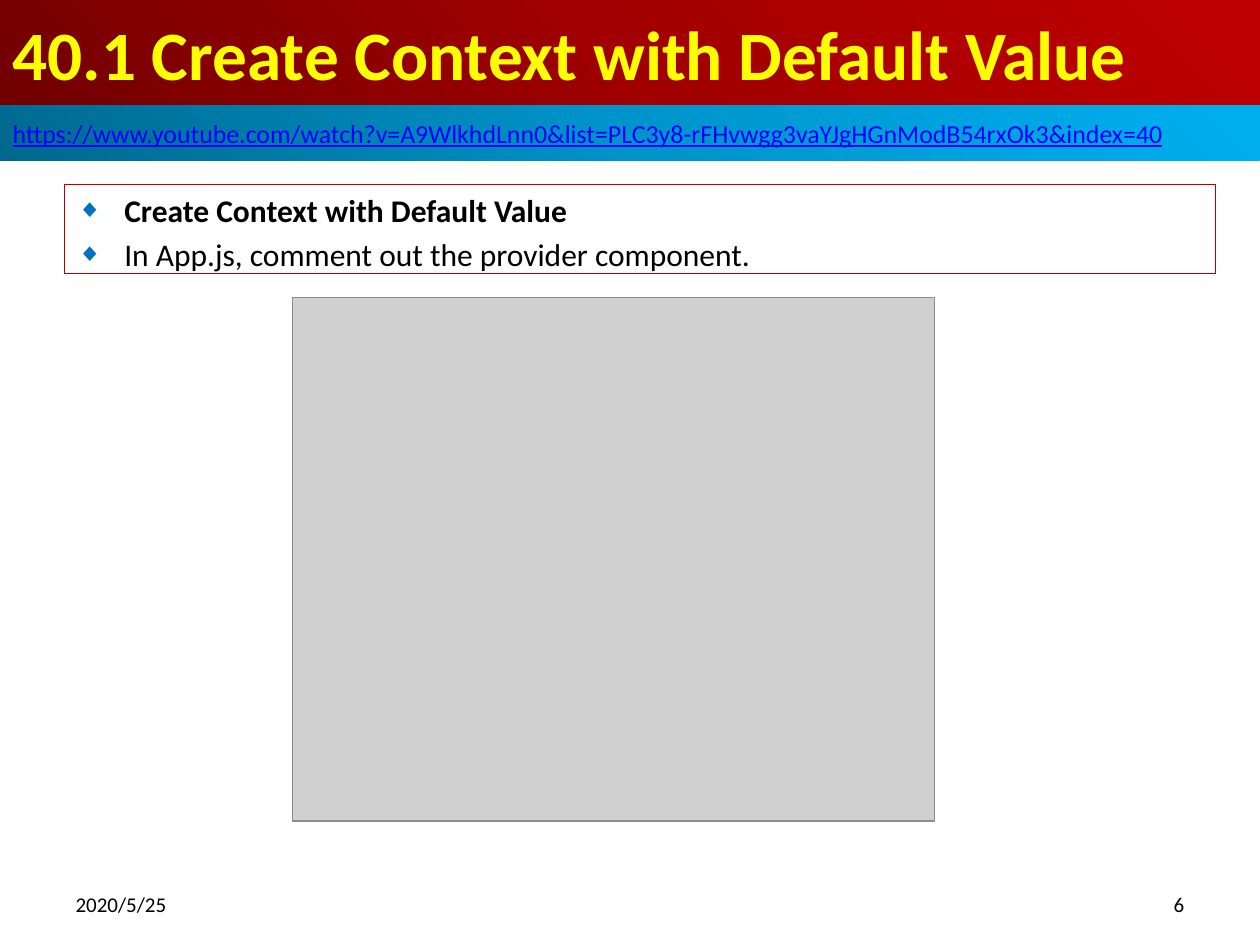
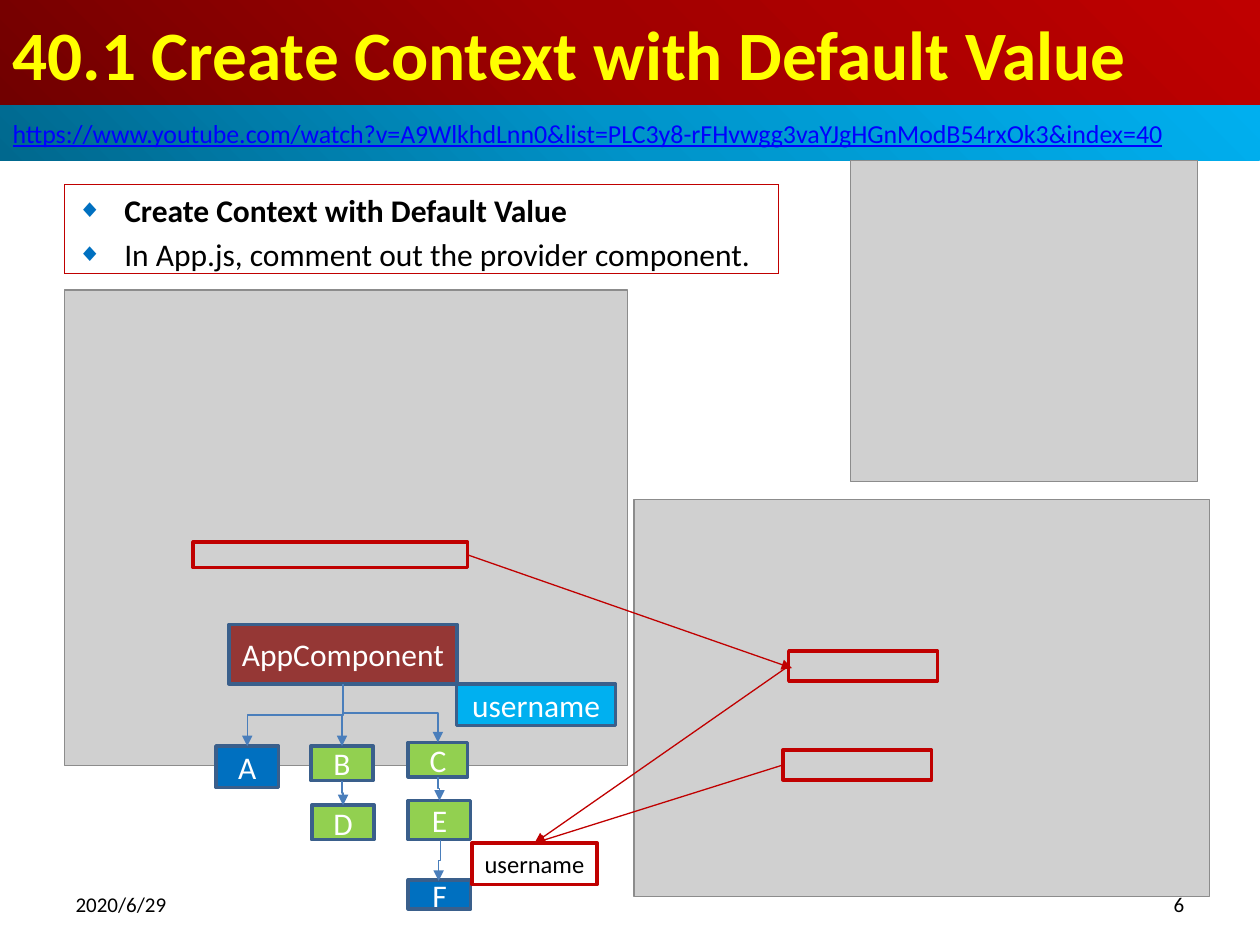
Before and after one commit to peterhchen/800-React-Hook, a slide deck: slide 6 of 40_Context3.pptx. Drawn at 1260x945 pixels with LibreOffice and Linux fonts; fonts in the diff are those of the drawing; grey boxes stand for pictures. Boxes give left, top, right and bottom in pixels: in the first picture for what was removed or moved away, otherwise in the second. Text is boxed around its words. In the diff, an @@ line names an element or a change of style, - is before the commit and + after.

```diff
--- a/40_Context3.pptx
+++ b/40_Context3.pptx
@@ picture added at (x1=850, y1=160, x2=1198, y2=481) @@
@@ subtitle "Create Context with Default Value" resized from (x1=64, y1=185, x2=1215, y2=275) to (x1=64, y1=185, x2=779, y2=275) @@
@@ picture added at (x1=64, y1=290, x2=627, y2=765) @@
@@ picture removed at (x1=292, y1=297, x2=934, y2=822) @@
@@ picture added at (x1=634, y1=499, x2=1210, y2=896) @@
@@ rectangle added at (x1=193, y1=542, x2=467, y2=567), outline #C00000 2 pt @@
@@ arrow added from (467, 554) to (793, 668), #C00000 0.75 pt @@
@@ rectangle added at (x1=229, y1=625, x2=457, y2=684), fill #953735, outline #3A5F8C 2 pt, 18 pt, text #FFFFFF @@
+AppComponent
@@ rectangle added at (x1=789, y1=651, x2=937, y2=682), outline #C00000 2 pt @@
@@ elbow arrow added from (343, 684) to (247, 746), #4B7EBC 0.75 pt @@
@@ elbow arrow added from (343, 684) to (341, 746), #4B7EBC 0.75 pt @@
@@ elbow arrow added from (343, 684) to (438, 742), #4B7EBC 0.75 pt @@
@@ rectangle added at (x1=456, y1=684, x2=615, y2=726), fill #00B0F0, outline #3A5F8C 2 pt, 18 pt, text #FFFFFF @@
+username
@@ arrow added from (789, 667) to (534, 843), #C00000 0.75 pt @@
@@ rectangle added at (x1=215, y1=746, x2=278, y2=788), fill #0070C0, outline #3A5F8C 2 pt, 18 pt, text #FFFFFF @@
+A
@@ rectangle added at (x1=311, y1=746, x2=374, y2=780), fill #92D050, outline #3A5F8C 2 pt, 18 pt, text #FFFFFF @@
+B
@@ rectangle added at (x1=408, y1=742, x2=467, y2=776), fill #92D050, outline #3A5F8C 2 pt, 18 pt, text #FFFFFF @@
+C
@@ elbow arrow added from (438, 777) to (440, 800), #4B7EBC 0.75 pt @@
@@ arrow added from (782, 765) to (534, 843), #C00000 0.75 pt @@
@@ rectangle added at (x1=782, y1=750, x2=931, y2=780), outline #C00000 2 pt @@
@@ rectangle added at (x1=311, y1=805, x2=374, y2=839), fill #92D050, outline #3A5F8C 2 pt, 18 pt, text #FFFFFF @@
+D
@@ elbow arrow added from (341, 781) to (343, 805), #4B7EBC 0.75 pt @@
@@ rectangle added at (x1=408, y1=800, x2=471, y2=839), fill #92D050, outline #3A5F8C 2 pt, 18 pt, text #FFFFFF @@
+E
@@ elbow arrow added from (440, 840) to (438, 881), #4B7EBC 0.75 pt @@
@@ rectangle added at (x1=471, y1=843, x2=597, y2=885), outline #C00000 2 pt, 14 pt, text #000000 @@
+username
@@ text at (x1=76, y1=897, x2=167, y2=913): text changed @@
-2020/5/25
+2020/6/29
@@ rectangle added at (x1=408, y1=879, x2=471, y2=908), fill #0070C0, outline #3A5F8C 2 pt, 18 pt, text #FFFFFF @@
+F
```
Also in this commit, not shown: 21 other slides changed, 2 slides added.
